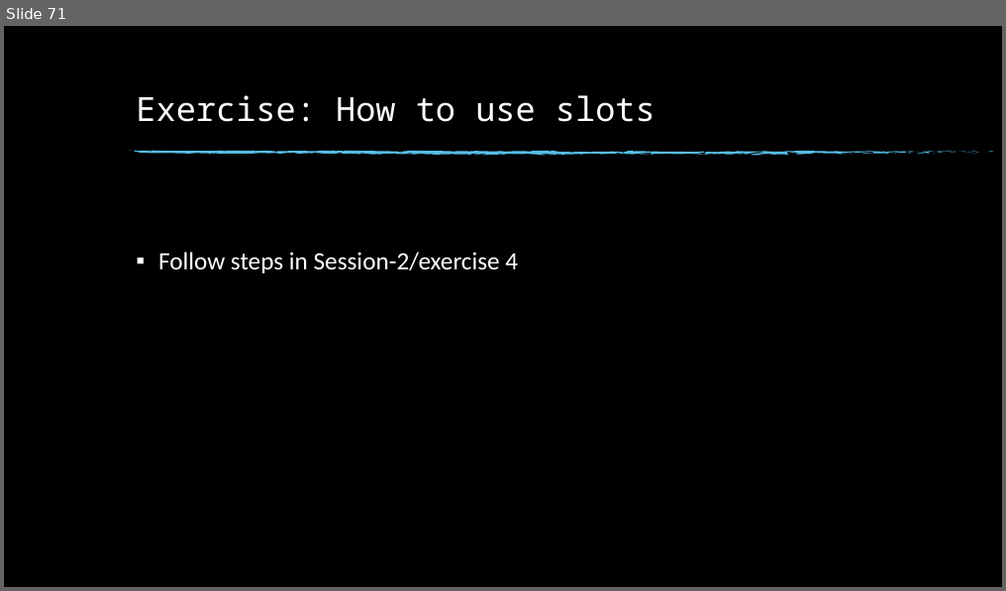
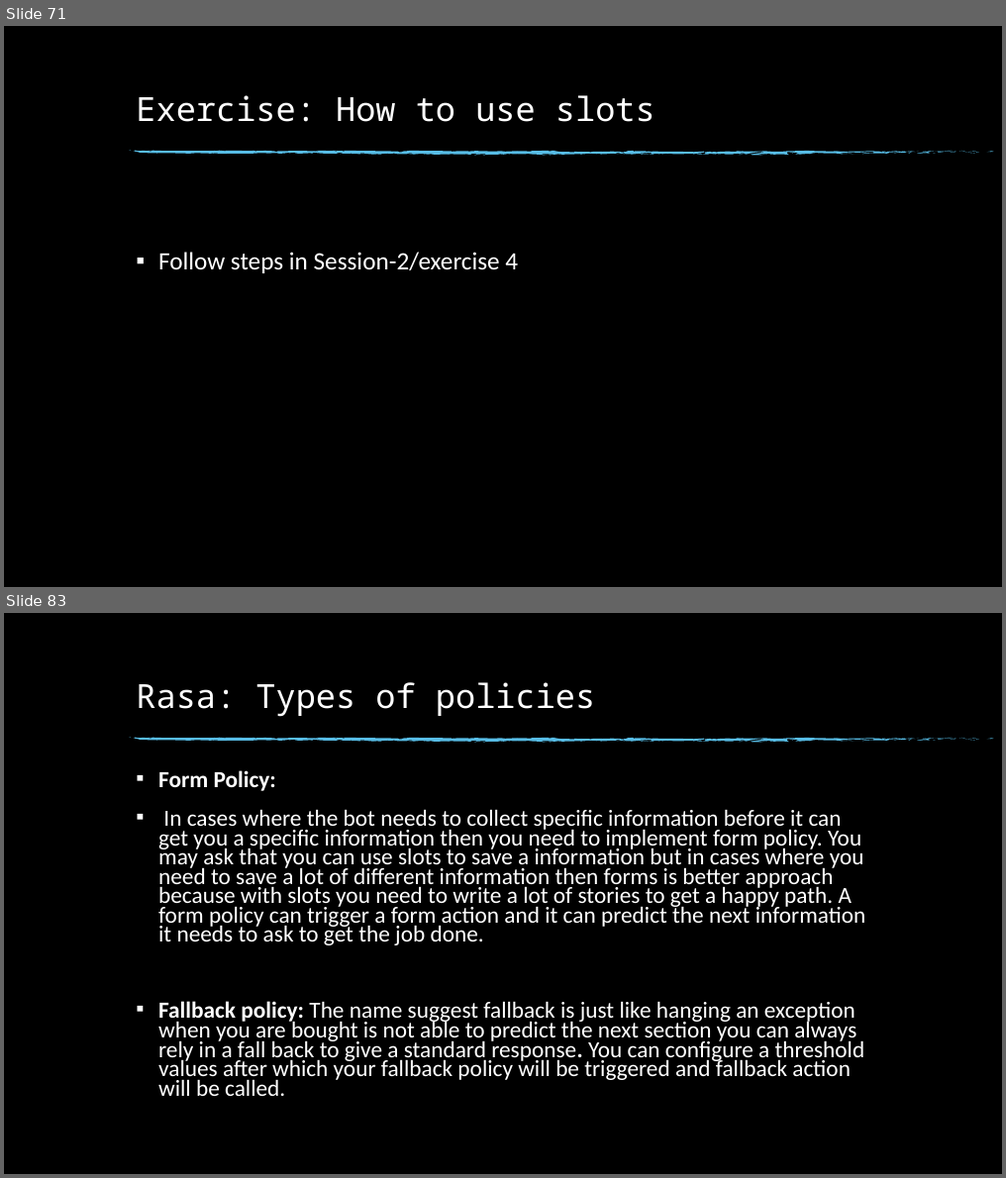
Before and after one commit to dinesh19aug/rasa-workshop, a slide deck: Natural Language Processing Workshop.pptx. Shown one above the other, each under a label of ours: slide 71 before the commit, slides 71 and 83 after it; the slides between them are not shown. The pictures are 1006x591 and 1006x1178 pixels, drawn with LibreOffice and Linux fonts; fonts in the diff are those of the drawing; background and template pictures are left out. Boxes give left, top, right and bottom in pixels: in the first picture for what was removed or moved away, otherwise in the second. Text is boxed around its words. In the diff, an @@ line names an element or a change of style, - is before the commit and + after.

```diff
--- a/Natural Language Processing Workshop.pptx
+++ b/Natural Language Processing Workshop.pptx
@@ slide 83 added at (4,613,1002,1174), background picture (left out); not listed: 74 template elements that a slide beside it also shows @@
@@ title added at (136,682,595,717), 32 pt, text #FFFFFF @@
+Rasa: Types of policies
@@ text added at (158,770,866,1096), 22.2 pt, text #FFFFFF @@
+▪ Form Policy:
+▪ In cases where the bot needs to collect specific information before it can get you a specific information then you need to implement form policy. You may ask that you can use slots to save a information but in cases where you need to save a lot of different information then forms is better approach because with slots you need to write a lot of stories to get a happy path. A form policy can trigger a form action and it can predict the next information it needs to ask to get the job done.
+▪ Fallback policy: The name suggest fallback is just like hanging an exception when you are bought is not able to predict the next section you can always rely in a fall back to give a standard response. You can configure a threshold values after which your fallback policy will be triggered and fallback action will be called.
```
Also in this commit, not shown: 11 other slides added, 32 other files.
